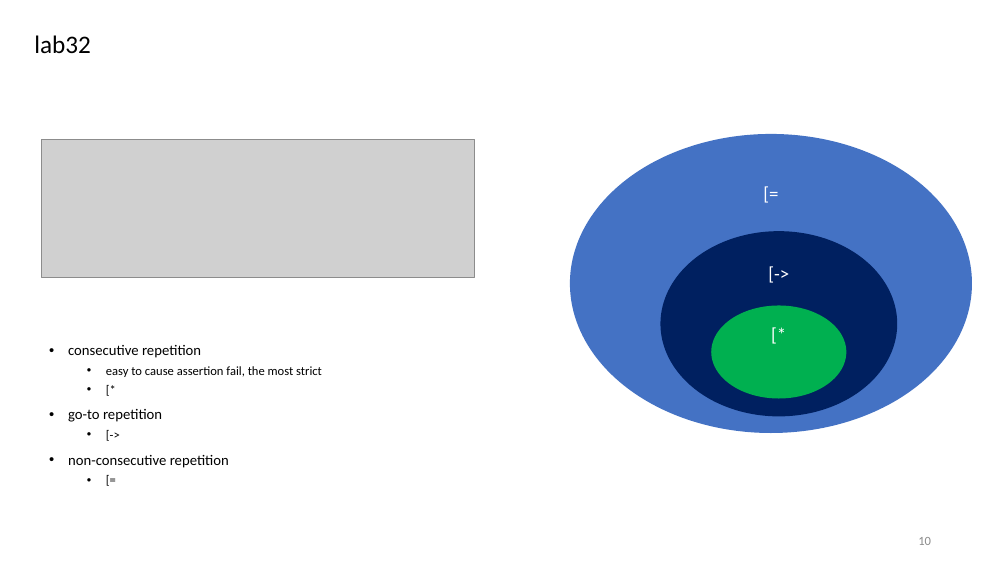
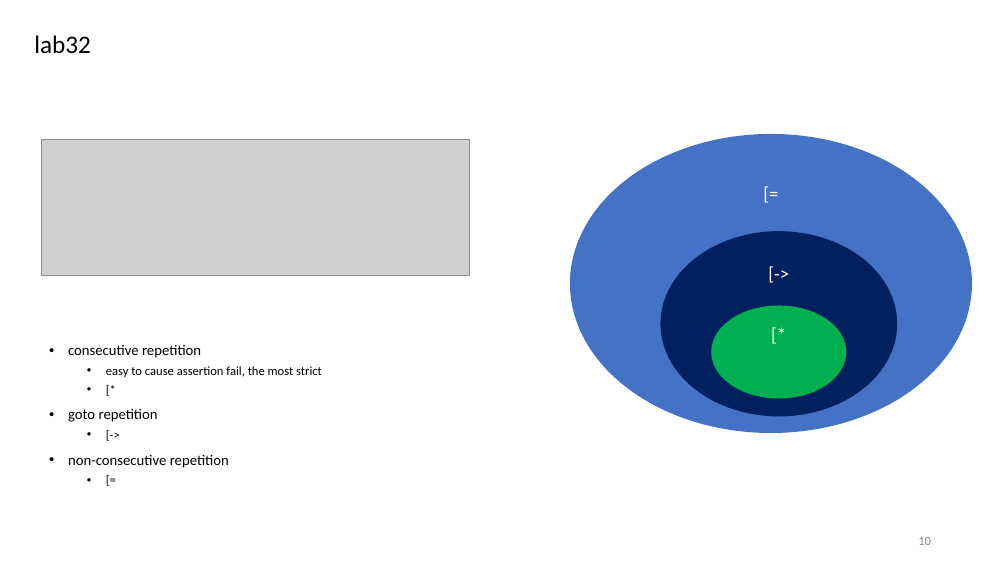
Before and after one commit to r06942072/study_sv, a slide deck: slide 10 of note.pptx. Drawn at 1008x567 pixels with LibreOffice and Linux fonts; fonts in the diff are those of the drawing; grey boxes stand for pictures. Boxes give left, top, right and bottom in pixels: in the first picture for what was removed or moved away, otherwise in the second. Text is boxed around its words. In the diff, an @@ line names an element or a change of style, - is before the commit and + after.

```diff
--- a/note.pptx
+++ b/note.pptx
@@ picture resized from (x1=42, y1=139, x2=475, y2=278) to (x1=42, y1=139, x2=469, y2=275) @@
@@ text at (x1=68, y1=409, x2=158, y2=422): text changed @@
-• go-to repetition
+• goto repetition
```
Also in this commit, not shown: 2 other slides changed, 2 other files.
